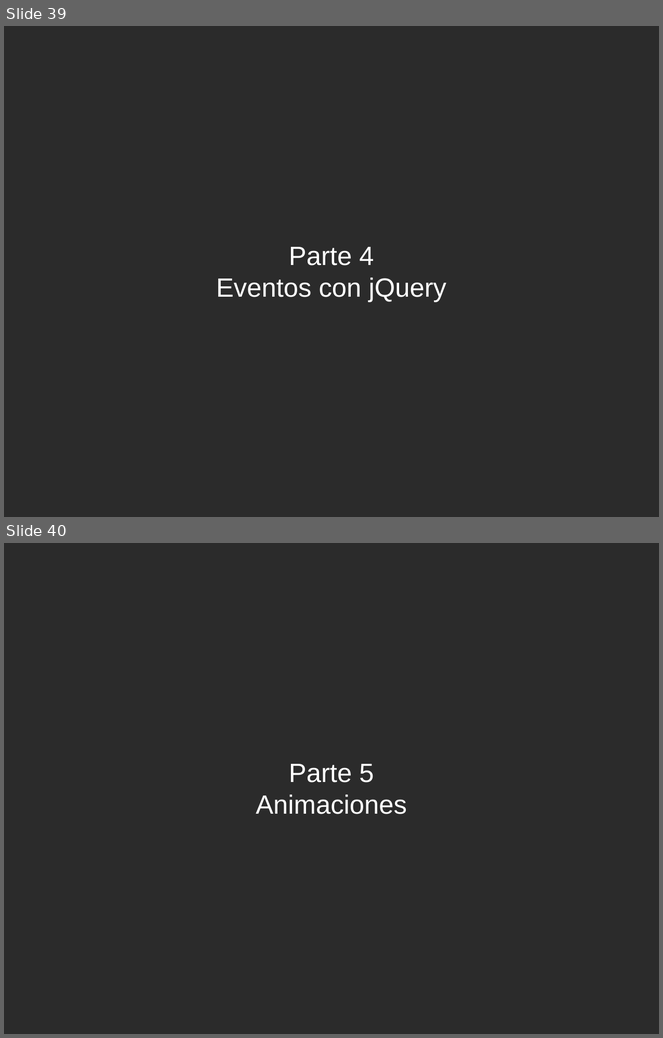
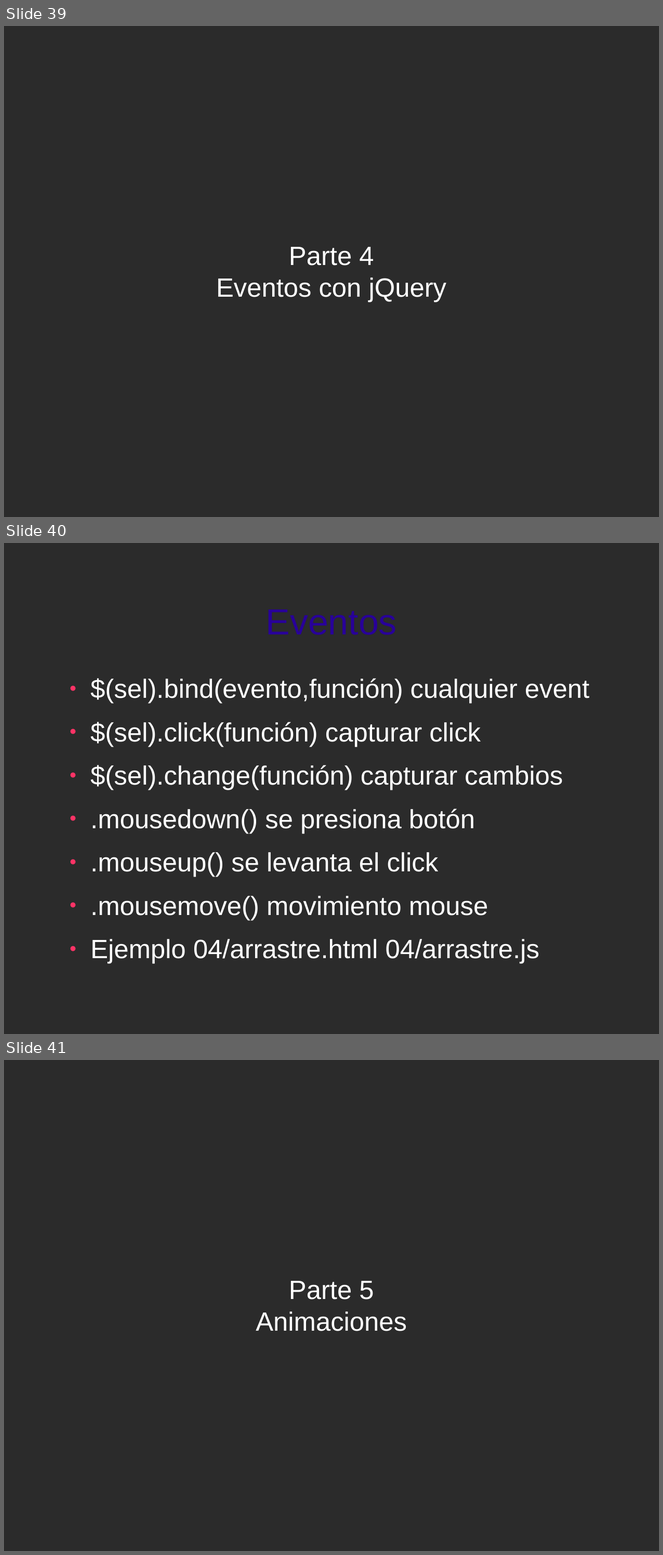
Before and after one commit to jorgeu/curso-jquery, a slide deck: curso-jquery.odp. Shown one above the other, each under a label of ours: slides 39 and 40 before the commit, slides 39, 40 and 41 after it. The pictures are 663x1038 and 663x1555 pixels, drawn with LibreOffice and Linux fonts; fonts in the diff are those of the drawing; background and template pictures are left out; a plain dark background stands for a picture behind light text. Boxes give left, top, right and bottom in pixels: in the first picture for what was removed or moved away, otherwise in the second. Text is boxed around its words. In the diff, an @@ line names an element or a change of style, - is before the commit and + after.

Commit message:
agregado ejemplo eventos mouse

```diff
--- a/curso-jquery.odp
+++ b/curso-jquery.odp
@@ slide 40 added at bbox=[4, 543, 659, 1034], background picture (left out) @@
@@ title added at bbox=[266, 610, 397, 635], 44 pt, text #280099 @@
+Eventos
@@ text added at bbox=[90, 678, 590, 964], 32 pt, text #FFFFFF @@
+● $(sel).bind(evento,función) cualquier event
+● $(sel).click(función) capturar click
+● $(sel).change(función) capturar cambios
+● .mousedown() se presiona botón
+● .mouseup() se levanta el click
+● .mousemove() movimiento mouse
+● Ejemplo 04/arrastre.html 04/arrastre.js
@@ what was slide 40 is now slide 41 @@
```
Also in this commit, not shown: 4 other files.
